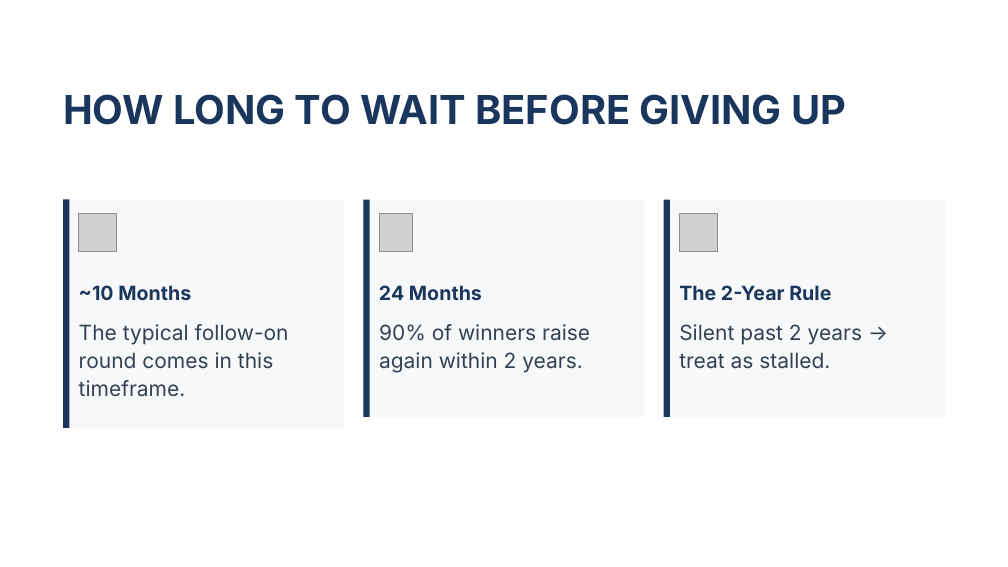
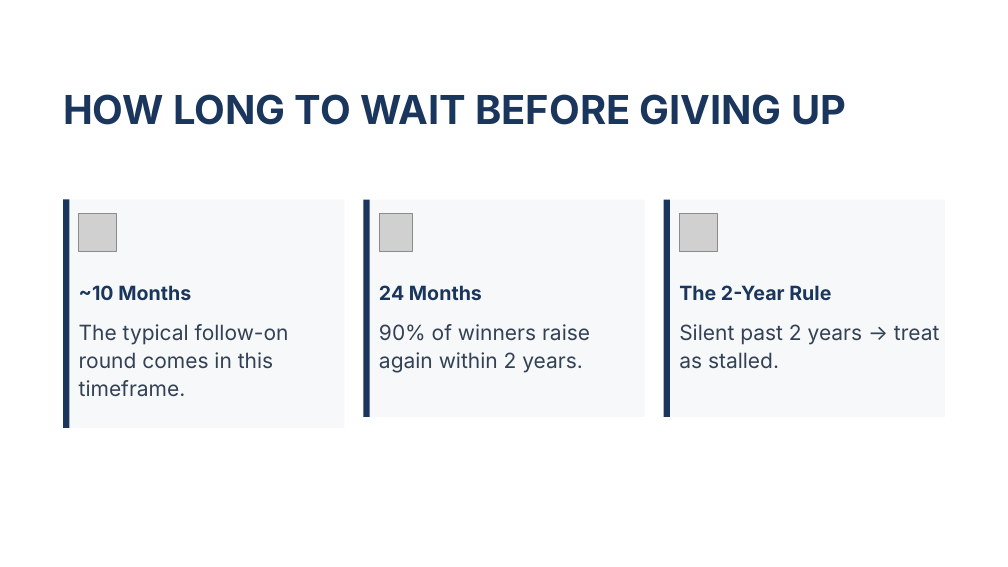
Before and after one commit to Meqdad-25/EDA_Project, a slide deck: slide 9 of presentation/Which Startups Raise Again.pptx. Drawn at 1008x567 pixels with LibreOffice and Linux fonts; fonts in the diff are those of the drawing; grey boxes stand for pictures; background and template pictures are left out. Boxes give left, top, right and bottom in pixels: in the first picture for what was removed or moved away, otherwise in the second. Text is boxed around its words. In the diff, an @@ line names an element or a change of style, - is before the commit and + after.

```diff
--- a/presentation/Which Startups Raise Again.pptx
+++ b/presentation/Which Startups Raise Again.pptx
@@ text "Silent past 2 years → ..." rewrapped from (679,324,863,369) to (679,324,939,369) @@
```
Also in this commit, not shown: 6 other slides changed.
